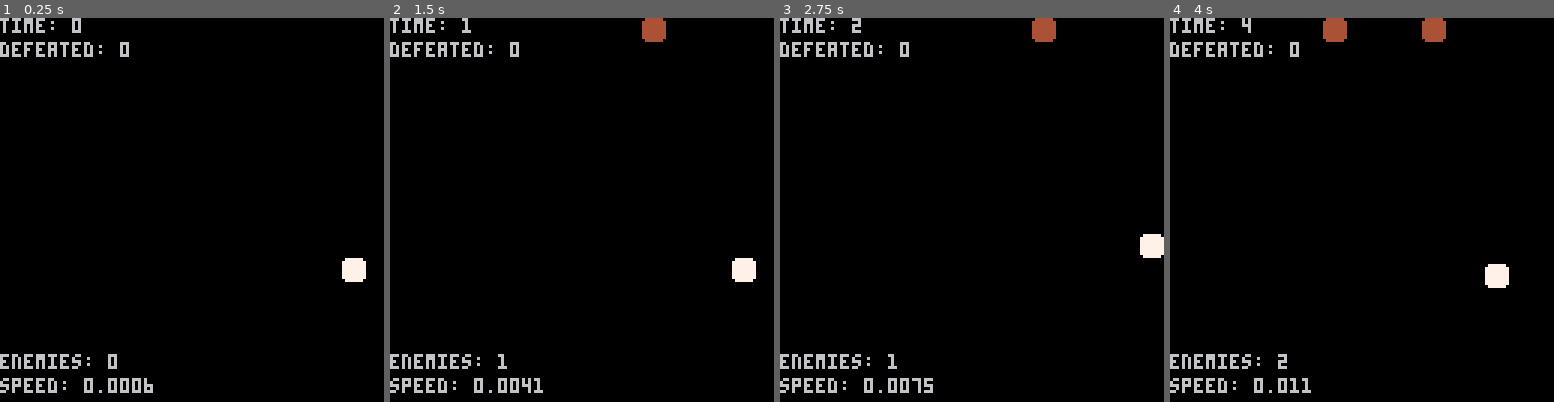
Above: before the commit, frames 1-4 (left to right).
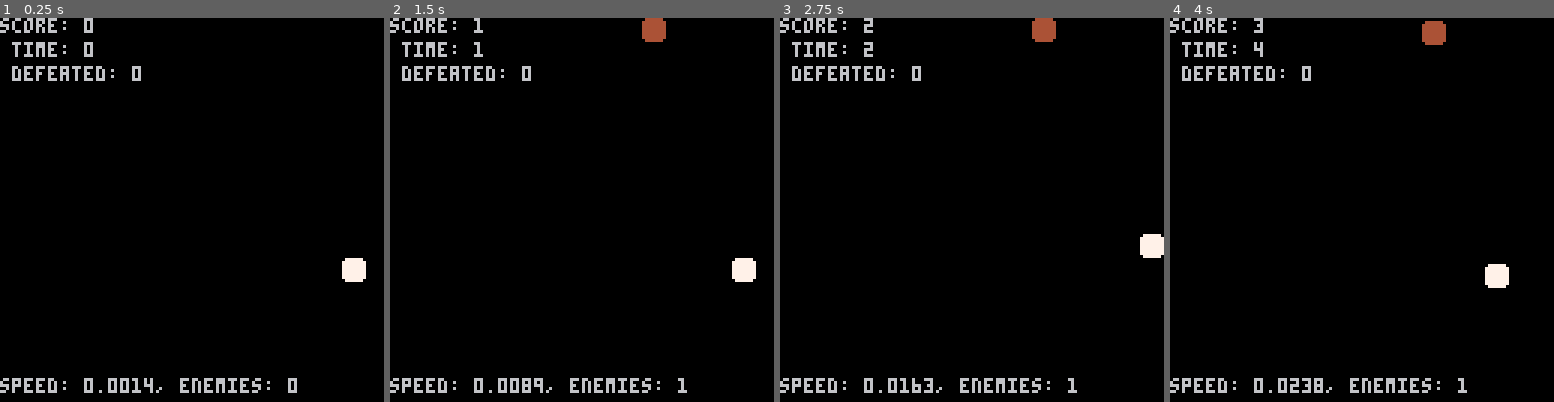
Above: after the commit, the same moments.

Repository: blairc/pico-8
Game: PICO-8 cartridge pico-runner.p8
Two runs of this game, one before a commit and one after it. Both use one fixed random seed, a clock stepped at 60 frames per second and the inputs below.
Inputs:
- Up to frame 1 (0.25 s): no input
- Up to frame 2 (1.5 s): tap X (X key) at 0.33, 1.07 s; tap O (Z key) at 0.7 s
- Up to frame 3 (2.75 s): hold Right 1.6-2.1 s; tap O (Z key) at 1.7, 2.1, 2.5 s; tap X (X key) at 1.85 s; hold Up 2.15-2.42 s; hold Right from 2.47 s (still down)
- Up to frame 4 (4 s): tap O (Z key) at 2.9, 3.3, 3.7 s; tap X (X key) at 2.97 s; release Right at 3.03 s; hold Left 3.08-3.58 s; hold Down 3.63-3.97 s

The runs differ from the first frame. In frame 1, 2.5% of the frame differs, in the area x 0-78%, y 0-98%; in frame 2, 2.4%; in frame 3, 2.5%; in frame 4, 3.0%.

Commit message:
pico-runner #4

Diff:
--- a/pico-runner.p8
+++ b/pico-runner.p8
@@ -4,19 +4,15 @@
 -- pico-runner
 -- by blair
 
--- todo update everything to use https://www.lexaloffle.com/bbs/?pid=27696#p for collision detection!
-
--- todo drop/fall vs move
--- todo speed up over time
 -- todo harder enemies over time
+-- todo save high score + enemies defeated to cart
 -- todo increase enemy freq over time
--- todo save high score + enemies defeated to cart
 
 in_progress = 0
 gave_over = 1
-
-is_collision = sqrt(128) -- todo is this right, or at least good enough?
-defeated_by = nil
+restart = 2
+
+collided_with = nil
 
 left=0 right=1 up=2 down=3
 valid_moves = {left,right,up,down}
@@ -25,10 +21,12 @@
 function _init()
   state = in_progress
   speed = 0
-  score = 0 -- TODO rename
-  defeated = 0 -- TODO rename
+  time_played = 0
+  enemies_defeated = 0
+  score = 0
 
   player = {}
+  player.id = 'player'
   player.sprite = 1
   player.x = flr(rnd(120))
   player.y = flr(rnd(114)+8)
@@ -39,8 +37,6 @@
 end
 
 function _draw()
-	-- cls()
-
 	if state == in_progress then
 	  cls()
 
@@ -51,25 +47,25 @@
 			spr(enemy.sprite, enemy.x, enemy.y)
 		end
 
-	  print('time: ' .. flr(score), 0, 0, 6 )
-	  print('defeated: ' .. defeated, 0, 8, 6 )
-	  -- print('player: x=' .. player.x .. ',y=' .. player.y, 0, 16, 6)
-	  print('enemies: ' .. #enemies, 0, 112, 6 )
-	  print('speed: ' .. speed, 0, 120, 6)
-
-	  speed += 0.0001
+	  print('score: ' .. score, 0, 0, 6 )
+	  print(' time: ' .. flr(time_played), 0, 8, 6 )
+	  print(' defeated: ' .. enemies_defeated, 0, 16, 6 )
+	  -- print('enemies: ' .. #enemies, 0, 112, 6 )
+	  print('speed: ' .. speed .. ', enemies: ' .. #enemies, 0, 120, 6)
+
+	  speed += 0.0002 -- TODO ???
 	elseif state == game_over then
-    print("\135 game over \135", 0, 16, 6)
-    print("your final score was: " .. flr(score), 0, 24, 6)
-    print("player coordinates: x=" .. player.x .. ", y=" .. player.y, 0, 80, 6)
-    print("enemy coordinates:  x=" .. defeated_by.x .. ", y=" .. defeated_by.y, 0, 88, 6)
-    print("distance: " .. distance(player, defeated_by), 0, 96, 6)
-    print("abs.x=" .. abs(player.x - defeated_by.x) .. ', abs.y=' .. abs(player.y - defeated_by.y), 0, 104, 6)
-
-    print("press x to try again")
+    print("\135 game over \135", 0, 54, 6)
+    print("your final score was: " .. score, 0, 60, 6)
+    -- print("player coordinates: x=" .. player.x .. ", y=" .. player.y, 0, 96, 6)
+    -- print("enemy coordinates:  x=" .. collided_with.x .. ", y=" .. collided_with.y, 0, 104, 6)
+
+    print("press x to try again", 0, 66, 6)
     if btn(5) then
-      _init()
-    end
+      state = restart
+    end
+  elseif state == restart then
+    _init()
 	end
 end
 
@@ -77,18 +73,17 @@
 	if state == in_progress then
     move_player()
     move_enemies()
+    score = flr(time_played) + enemies_defeated
     check_game_over()
-    score += 1/30 -- TODO not happy about this
+    time_played += 1/30 -- TODO not happy about this
  end
 end
 
--- TODO DRY between check_for_collisions + check_game_over + distance
+-- https://www.lexaloffle.com/bbs/?pid=27696#p
 function check_for_collisions(object)
-  if not object.enemy_id then
-    return false
-  end
   for enemy in all(enemies) do
-    if distance(object, enemy) <= is_collision and object.enemy_id != enemy.enemy_id then
+    if abs(object.x - enemy.x) < 8 and abs(object.y - enemy.y) < 8 and object.id != enemy.id then
+      collided_with = enemy
       return true
     end
   end
@@ -96,22 +91,36 @@
 end
 
 function check_game_over()
-	for enemy in all(enemies) do
-	-- if abs(x1-x2)<8 and abs(y1-y2)<8 then POW
-	  -- https://www.lexaloffle.com/bbs/?pid=27696#p
-    if abs(player.x - enemy.x) < 8 and abs(player.y - enemy.y) < 8 then
-		-- if distance(player, enemy) <= is_collision then
-			state = game_over
-			defeated_by = enemy
-			break
-		end
-	end
-end
-
-function distance(p0, p1)
-	dx = p0.x - p1.x
-	dy = p0.y - p1.y
-	return sqrt(dx*dx + dy*dy)
+  if check_for_collisions(player) then
+		state = game_over
+	end
+end
+
+-- TODO additional enemies & enemies
+function generate_enemies()
+  enemy = nil
+
+  -- TODO more/better enemies
+  -- TODO use score in rnd calculation?
+  -- TODO faster enemies
+  -- TODO enemies that can appear anywhere?
+
+  if score > 25 then
+	  if flr(rnd(200)) == 0 then
+	    enemy = generate_enemy_red()
+    end
+  end
+
+	if not enemy and flr(rnd(100)) == 0 then
+	  enemy = generate_enemy_rock()
+	end
+
+  -- ensure new enemy doens't collide with anything else
+  if enemy and not check_for_collisions(enemy) then
+    enemy.id = enemy_id -- uuid (effectively)
+		add(enemies, enemy)
+		enemy_id += 1 -- :scream_cat:
+	end
 end
 
 function generate_enemy_rock()
@@ -135,33 +144,13 @@
   return enemy
 end
 
--- TODO additional enemies & enemies
-function generate_enemies()
-  enemy = nil
-  -- TODO r = flr(rnd(100))
-	if flr(rnd(100)) == 0 then
-	  enemy = generate_enemy_rock()
-	elseif flr(rnd(200)) == 0 then
-	  enemy = generate_enemy_red()
-  end
-  -- ensure no collisions
-  if enemy then
-    for other in all(enemies) do
-  	  if distance(enemy, other) < is_collision then
-  		  return
-  	  end
-    end
-    enemy.id = enemy_id -- uuid (effectively)
-		add(enemies, enemy)
-		enemy_id += 1
-	end
-end
-
 function move_enemies()
 	for enemy in all(enemies) do
+	  -- move if movable
 	  if enemy.movable then
 	    move_towards_player(enemy)
 	  end
+	  -- then drop
 		move_unit(enemy, down, speed)
 	end
 end
@@ -189,7 +178,6 @@
  end
 end
 
--- TODO should player speed up or just enemies?
 function move_unit(unit, direction, speed)
   if direction == left then
     unit.x -= speed
@@ -228,7 +216,7 @@
         unit.y = 120 -- stop player
       else
         del(enemies, unit) -- delete enemy
-        defeated += 1
+        enemies_defeated += 1
       end
     end
   end
